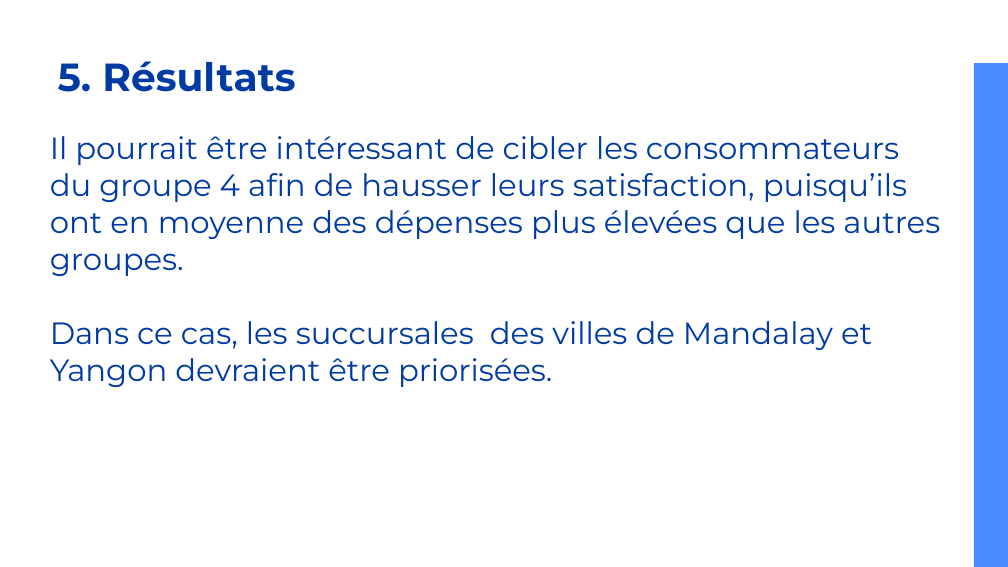
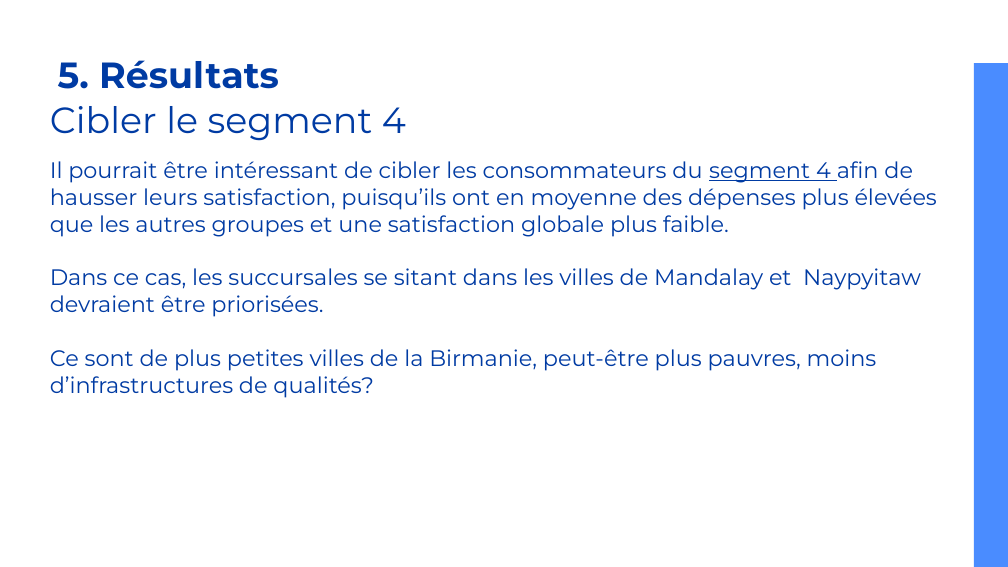
Before and after one commit to caseguin/Clustering, a slide deck: slide 28 of SuperMarket_clustering2.odp. Drawn at 1008x567 pixels with LibreOffice and Linux fonts; fonts in the diff are those of the drawing. Boxes give left, top, right and bottom in pixels: in the first picture for what was removed or moved away, otherwise in the second. Text is boxed around its words. In the diff, an @@ line names an element or a change of style, - is before the commit and + after.

```diff
--- a/SuperMarket_clustering2.odp
+++ b/SuperMarket_clustering2.odp
@@ title "5. Résultats" at [58,60,279,89]: size 28 to 26 pt @@
@@ title added at [50,106,406,141], 26 pt, text #003BA3 @@
+Cibler le segment 4
@@ title at [50,161,937,398]: text changed; size 22 to 16 pt @@
-Il pourrait être intéressant de cibler les consommateurs du groupe 4 afin de hausser leurs satisfaction, puisqu’ils ont en moyenne des dépenses plus élevées que les autres groupes.
-Dans ce cas, les succursales des villes de Mandalay et Yangon devraient être priorisées.
+Il pourrait être intéressant de cibler les consommateurs du segment 4 afin de hausser leurs satisfaction, puisqu’ils ont en moyenne des dépenses plus élevées que les autres groupes et une satisfaction globale plus faible.
+Dans ce cas, les succursales se sitant dans les villes de Mandalay et Naypyitaw devraient être priorisées.
+Ce sont de plus petites villes de la Birmanie, peut-être plus pauvres, moins d’infrastructures de qualités?
```
Also in this commit, not shown: 24 other slides changed, 4 slides added, 3 slides removed, 13 other files.
